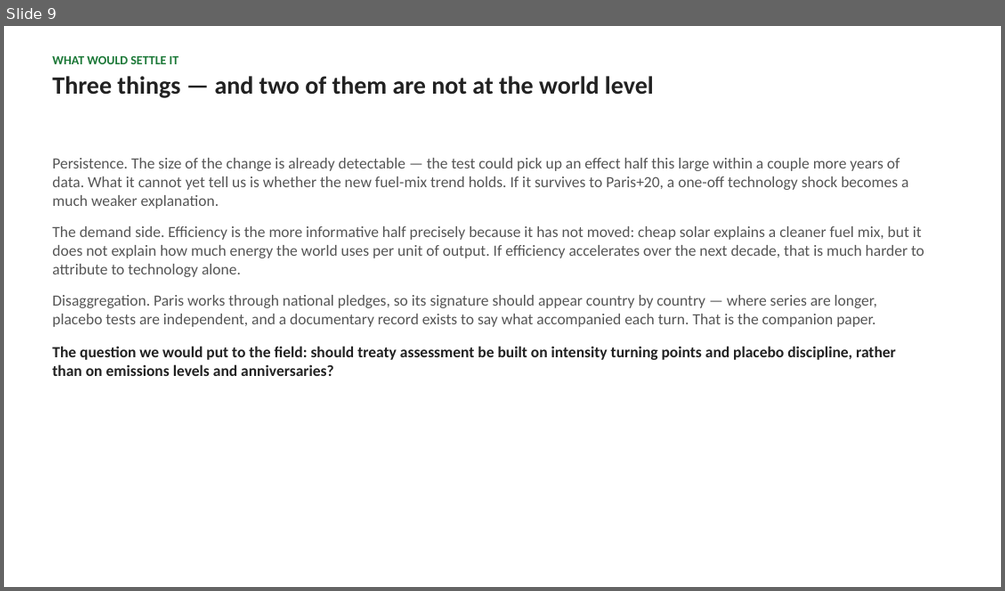
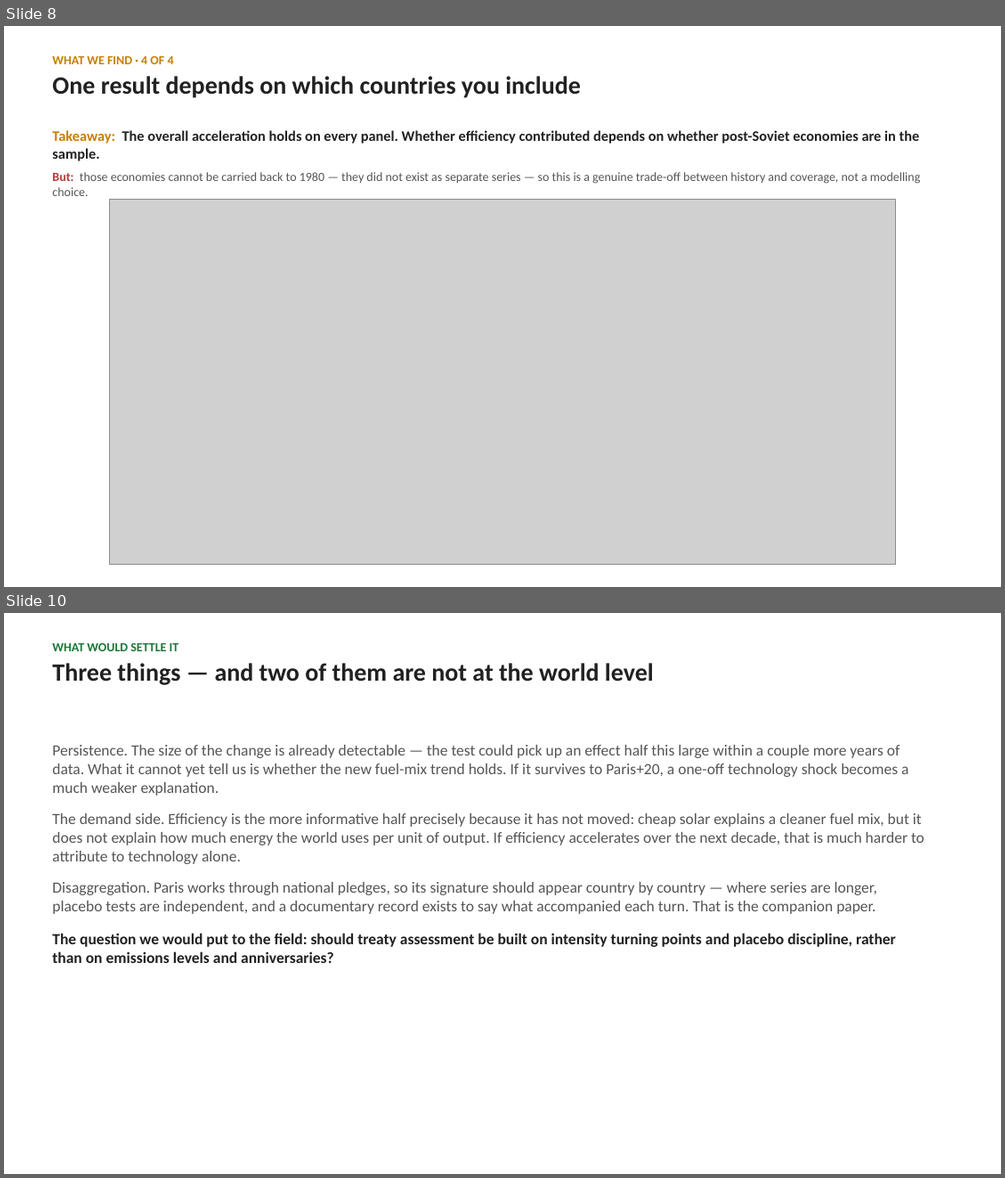
Before and after one commit to cwejnert/HDI-Happiness, a slide deck: carbon_breakpoints_takeaway_figures/paris_at_ten_world_deck.pptx. Shown one above the other, each under a label of ours: slide 9 before the commit, slides 8 and 10 after it; the slides between them are not shown. The pictures are 1005x591 and 1005x1178 pixels, drawn with LibreOffice and Linux fonts; fonts in the diff are those of the drawing; grey boxes stand for pictures. Boxes give left, top, right and bottom in pixels: in the first picture for what was removed or moved away, otherwise in the second. Text is boxed around its words. In the diff, an @@ line names an element or a change of style, - is before the commit and + after.

```diff
--- a/carbon_breakpoints_takeaway_figures/paris_at_ten_world_deck.pptx
+++ b/carbon_breakpoints_takeaway_figures/paris_at_ten_world_deck.pptx
@@ slide 8 added at <box>4,26,1001,587</box>, background #FFFFFF @@
@@ text added at <box>52,56,581,98</box>, 24 pt, text #212121, bold @@
+WHAT WE FIND · 4 OF 4
+One result depends on which countries you include
@@ text added at <box>52,130,920,161</box>, 14 pt, text #212121, bold @@
+Takeaway: The overall acceleration holds on every panel. Whether efficiency contributed depends on whether post-Soviet economies are in the sample.
@@ text added at <box>52,172,920,196</box>, 12 pt, text #555555 @@
+But: those economies cannot be carried back to 1980 — they did not exist as separate series — so this is a genuine trade-off between history and coverage, not a modelling choice.
@@ picture added at <box>109,200,896,564</box> @@
@@ what was slide 9 is now slide 10 @@
```
Also in this commit, not shown: 9 slides changed, 3 other files.
